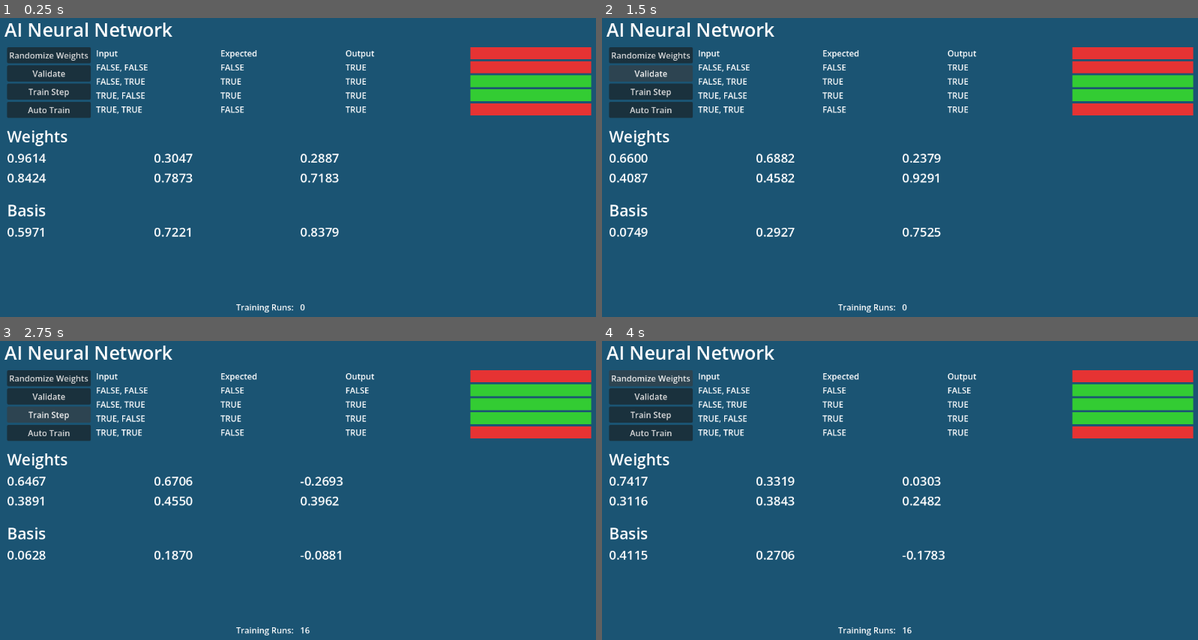
Above: before the commit, frames 1-4 (two rows, left to right).
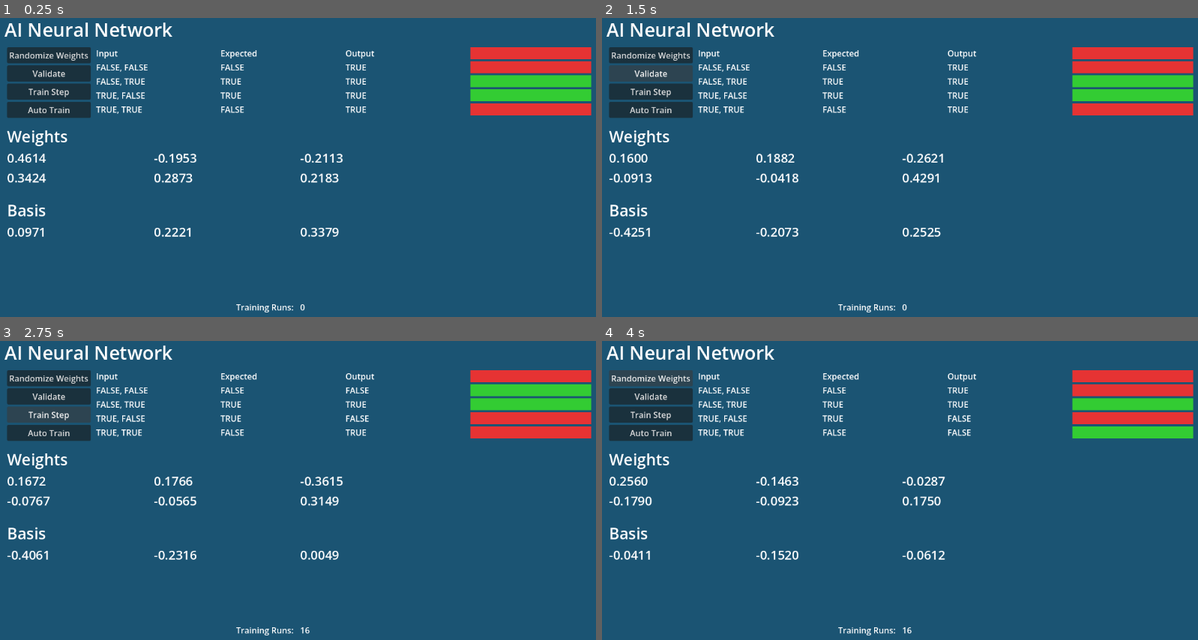
Above: after the commit, the same moments.

Repository: Discordanian/ai-lab-demo
Game: Godot game, scene res://main.tscn
The game is run twice, just before and just after one commit, with the same random seed, the same clock (stepped at 60 frames per second) and the same inputs.
Inputs:
- Up to frame 1 (0.25 s): no input
- Up to frame 2 (1.5 s): click "Randomize Weights" at 0.5 s; click "Validate" at 1.25 s
- Up to frame 3 (2.75 s): click "Train Step" at 2 s
- Up to frame 4 (4 s): click "Auto Train" at 2.75 s; click "Randomize Weights" at 3.5 s

The runs differ from the first frame. In frame 1, 0.4% of the frame differs, in the area x 2-58%, y 45-74%; in frame 2, 0.8%; in frame 3, 1.9%; in frame 4, 3.8%, in the area x 1-100%, y 14-74%.

Commit message:
Updating random weights

Diff:
--- a/godot/neural_network.gd
+++ b/godot/neural_network.gd
@@ -35,14 +35,14 @@
 	for i in rows:
 		m.append([])
 		for j in cols:
-			m[i].append(randf())
+			m[i].append(randf() - 0.5)
 	return m
 
 
 static func _rand_vector(size: int) -> Array:
 	var v: Array = []
 	for i in size:
-		v.append(randf())
+		v.append(randf() - 0.5)
 	return v
 
 
